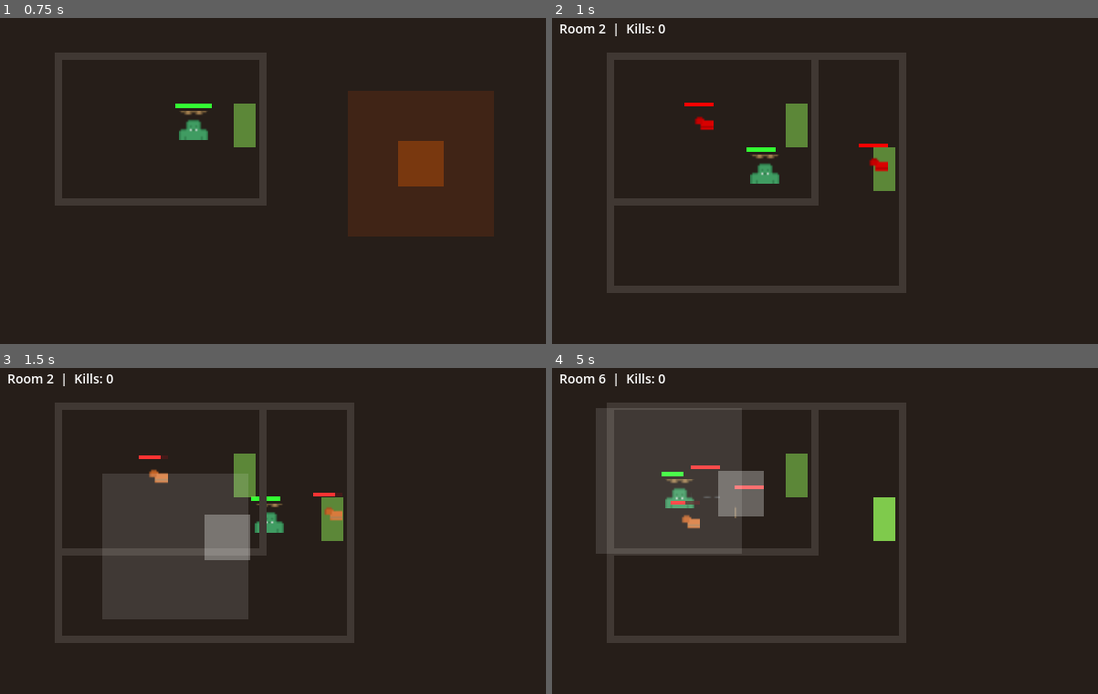
Above: before the commit, frames 1-4 (two rows, left to right).
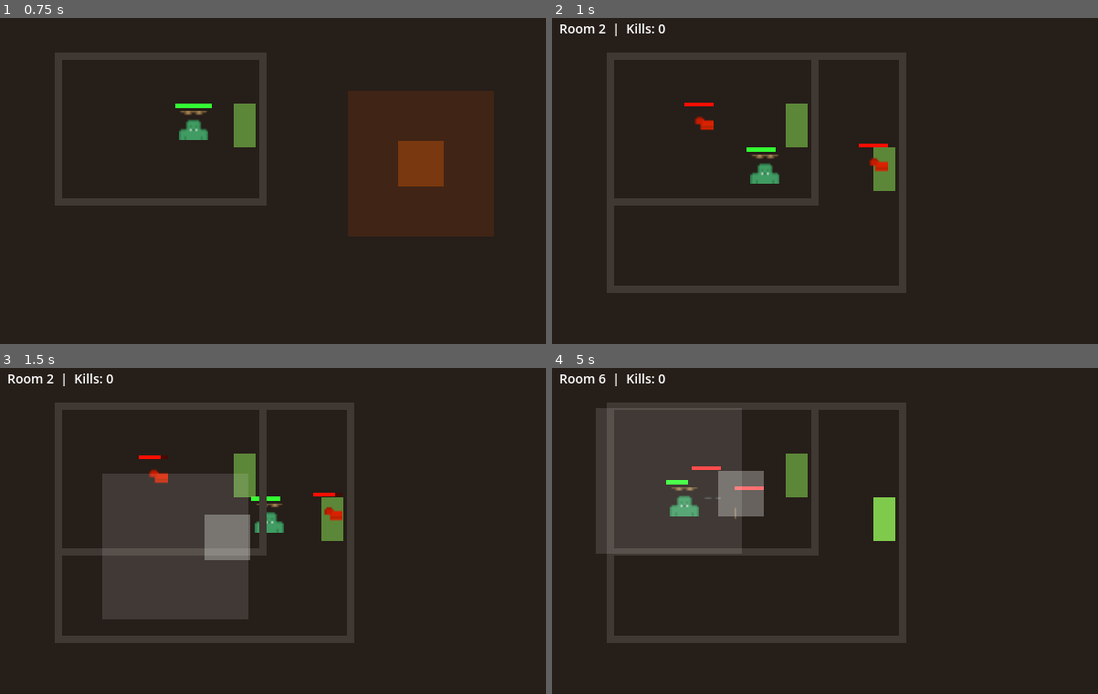
Above: after the commit, the same moments.

Repository: dcsepke-byte/slime-survivor
Game: Godot game, scene res://scenes/main.tscn
Two runs of this game, one before a commit and one after it. Both use one fixed random seed, a clock stepped at 60 frames per second and the inputs below.
Inputs (mouse positions are in pixels of both pictures, inside the frame that each line leads up to):
- Up to frame 1 (0.75 s): tap Enter at 0.5, 0.6 s; move the mouse to (420, 164) at 0.52 s; hold Right (ui_right) from 0.53 s (still down); click (420, 164) at 0.67 s
- Up to frame 2 (1 s): keep holding Right (ui_right); tap Space at 0.77 s
- Up to frame 3 (1.5 s): release Right (ui_right) at 1.25 s; drag from (174, 547) to (333, 517) at 1.27 s
- Up to frame 4 (5 s): move the mouse to (901, 459) at 2.02 s; hold Right (ui_right) 2.03-2.75 s; tap Enter at 2.1, 3.6 s; drag from (814, 596) to (666, 482) at 2.77 s; move the mouse to (1021, 579) at 3.52 s; hold Left (ui_left) 3.53-4.25 s; tap Space at 3.77 s; drag from (666, 482) to (885, 517) at 4.27 s

Frame 1 is identical in both runs. In frame 2, 0.1% of the frame differs, in the area x 26-62%, y 30-47%; in frame 3, 0.3%; in frame 4, 0.7%, in the area x 20-39%, y 29-50%.

Commit message:
Prio2+3: Status-Effekte (Burn/Freeze/Poison) + XP-Orbs + Level-Up

Diff:
--- /dev/null
+++ b/scenes/xp_orb.tscn
@@ -0,0 +1,6 @@
+[gd_scene load_steps=2 format=3]
+
+[ext_resource type="Script" path="res://scripts/xp_orb.gd" id="1"]
+
+[node name="XPOrb" type="Area2D"]
+script = ExtResource("1")
--- a/scripts/enemy.gd
+++ b/scripts/enemy.gd
@@ -9,6 +9,8 @@
 var e_speed: float = 80.0
 var e_archetype: String = "chaser"
 var e_xp: int = 2
+
+var active_effects: Array = []  # StatusEffect[]
 
 var player: Player = null
 var contact_timer: float = 0.0
@@ -101,6 +103,9 @@
 				velocity = dir * e_speed * 1.3
 				move_and_slide()
 
+	# Status-Effekte ticken
+	_tick_effects(delta)
+
 	# Kontakt-Schaden
 	contact_timer -= delta
 	if dist < 20 and contact_timer <= 0:
@@ -126,6 +131,13 @@
 	update_hp_bar()
 
 	if e_hp <= 0:
+		# XP-Orbs spawnen
+		for i in range(randi_range(1, 3)):
+			var orb: Area2D = preload("res://scenes/xp_orb.tscn").instantiate()
+			orb.position = global_position + Vector2(randi_range(-10,10), randi_range(-10,10))
+			orb.set("xp_value", max(1, e_xp / 2))
+			get_parent().add_child(orb)
+
 		if data.get("behavior", {}).get("explode_on_death", false) and not death_exploded:
 			death_exploded = true
 			_explode()
@@ -142,3 +154,33 @@
 func update_hp_bar() -> void:
 	if hp_bar:
 		hp_bar.size.x = 32.0 * e_hp / e_max_hp
+
+
+func apply_status(effect_id: String) -> void:
+	var se := StatusEffect.new()
+	match effect_id:
+		"burn":
+			se.id = "burn"; se.duration = 4.0; se.value = 1; se.color = Color.ORANGE_RED
+		"freeze":
+			se.id = "freeze"; se.duration = 2.0; se.value = 0; se.color = Color.CYAN
+		"poison":
+			se.id = "poison"; se.duration = 6.0; se.value = 1; se.color = Color.GREEN
+		_:
+			return
+	se.apply(self)
+	active_effects.append(se)
+
+
+func _tick_effects(delta: float) -> void:
+	var to_remove := []
+	for se in active_effects:
+		if se.tick(delta, self):
+			to_remove.append(se)
+	for se in to_remove:
+		active_effects.erase(se)
+
+	# Visuelles Feedback
+	if active_effects.size() > 0:
+		modulate = active_effects[0].color
+	else:
+		modulate = Color.WHITE
--- a/scripts/fireball.gd
+++ b/scripts/fireball.gd
@@ -45,4 +45,6 @@
 func _on_body_entered(body: Node2D) -> void:
 	if body.has_method("take_damage"):
 		body.take_damage(1)
+		if body.has_method("apply_status"):
+			body.apply_status("burn")
 		queue_free()
--- a/scripts/player.gd
+++ b/scripts/player.gd
@@ -8,6 +8,12 @@
 var hp := MAX_HP
 var mobile: Node = null
 var fire_cooldown: float = 0.0
+
+# XP & Level
+var xp: int = 0
+var level: int = 1
+var xp_to_next: int = 10
+var damage_bonus: int = 0
 
 
 func _ready() -> void:
@@ -37,11 +43,9 @@
 		fire_cooldown = FIRE_RATE
 		_cast_fireball()
 
-	# HP-Bar updaten
 	var bar: ColorRect = get_node_or_null("HPBar")
 	if bar:
 		bar.size.x = 40.0 * hp / MAX_HP
-		bar.position = Vector2(-20, -24)
 
 
 func _cast_fireball() -> void:
@@ -51,16 +55,16 @@
 	if mobile:
 		var aim: Vector2 = mobile.get_aim()
 		if aim != Vector2.ZERO:
-			dir = aim.normalized()
+			dir = aim
 		else:
 			var mov: Vector2 = mobile.get_movement()
 			if mov != Vector2.ZERO:
-				dir = mov.normalized()
+				dir = mov
 	else:
 		var md: Vector2 = get_global_mouse_position() - global_position
 		if md != Vector2.ZERO:
-			dir = md.normalized()
-	fb.set("direction", dir)
+			dir = md
+	fb.set("direction", dir.normalized() if dir != Vector2.ZERO else Vector2.RIGHT)
 	get_parent().add_child(fb)
 
 
@@ -71,3 +75,20 @@
 	modulate = Color.WHITE
 	if hp <= 0:
 		queue_free()
+
+
+func add_xp(amount: int) -> void:
+	xp += amount
+	if xp >= xp_to_next:
+		_level_up()
+
+
+func _level_up() -> void:
+	level += 1
+	xp -= xp_to_next
+	xp_to_next = int(xp_to_next * 1.5)
+	damage_bonus += 1
+	# Flash
+	modulate = Color.GOLD
+	await get_tree().create_timer(0.2).timeout
+	modulate = Color.WHITE
--- /dev/null
+++ b/scripts/status_effect.gd
@@ -0,0 +1,37 @@
+extends Resource
+class_name StatusEffect
+## Status-Effekt: Burn, Freeze, Poison etc.
+
+@export var id: String = ""
+@export var duration: float = 3.0
+@export var value: float = 1.0
+@export var tick_interval: float = 1.0
+@export var color: Color = Color.WHITE
+
+var time_left: float = 0.0
+var tick_timer: float = 0.0
+
+
+func apply(target: Node2D) -> void:
+	time_left = duration
+	tick_timer = tick_interval
+
+
+func tick(delta: float, target: Node2D) -> bool:
+	time_left -= delta
+	tick_timer -= delta
+
+	if tick_timer <= 0:
+		tick_timer = tick_interval
+		match id:
+			"burn":
+				if target.has_method("take_damage"):
+					target.take_damage(int(value))
+			"poison":
+				if target.has_method("take_damage"):
+					target.take_damage(int(value))
+			"freeze":
+				if target is CharacterBody2D:
+					target.velocity = Vector2.ZERO
+
+	return time_left <= 0  # true = abgelaufen
--- /dev/null
+++ b/scripts/xp_orb.gd
@@ -0,0 +1,55 @@
+extends Area2D
+class_name XPOrb
+## XP-Orb — fliegt zum Spieler, gibt XP
+
+var xp_value: int = 1
+var target: Node2D = null
+var speed: float = 200.0
+
+func _ready() -> void:
+	var players := get_tree().get_nodes_in_group("player")
+	if players.size() > 0:
+		target = players[0]
+
+	var sprite := Sprite2D.new()
+	# Kleiner grüner Kreis
+	var img := Image.create(8, 8, false, Image.FORMAT_RGBA8)
+	img.fill(Color(0, 1, 0.5, 0.9))
+	sprite.texture = ImageTexture.create_from_image(img)
+	sprite.scale = Vector2(2, 2)
+	add_child(sprite)
+
+	var col := CollisionShape2D.new()
+	var shape := CircleShape2D.new()
+	shape.radius = 8.0
+	col.shape = shape
+	add_child(col)
+
+	body_entered.connect(_on_body_entered)
+
+
+func _physics_process(delta: float) -> void:
+	if not target:
+		queue_free()
+		return
+
+	var dir: Vector2 = global_position.direction_to(target.global_position)
+	var dist: float = global_position.distance_to(target.global_position)
+
+	if dist < 8:
+		_collect()
+	else:
+		# Magnet-Effekt: schneller je näher
+		var spd: float = speed + (100.0 / max(dist, 1.0))
+		position += dir * spd * delta
+
+
+func _on_body_entered(body: Node2D) -> void:
+	if body.is_in_group("player"):
+		_collect()
+
+
+func _collect() -> void:
+	if target and target.has_method("add_xp"):
+		target.add_xp(xp_value)
+	queue_free()
Not shown, added: scripts/status_effect.gd.uid
Not shown, added: scripts/xp_orb.gd.uid
Not shown, changed: build/web/index.html
Not shown, changed: build/web/index.pck
